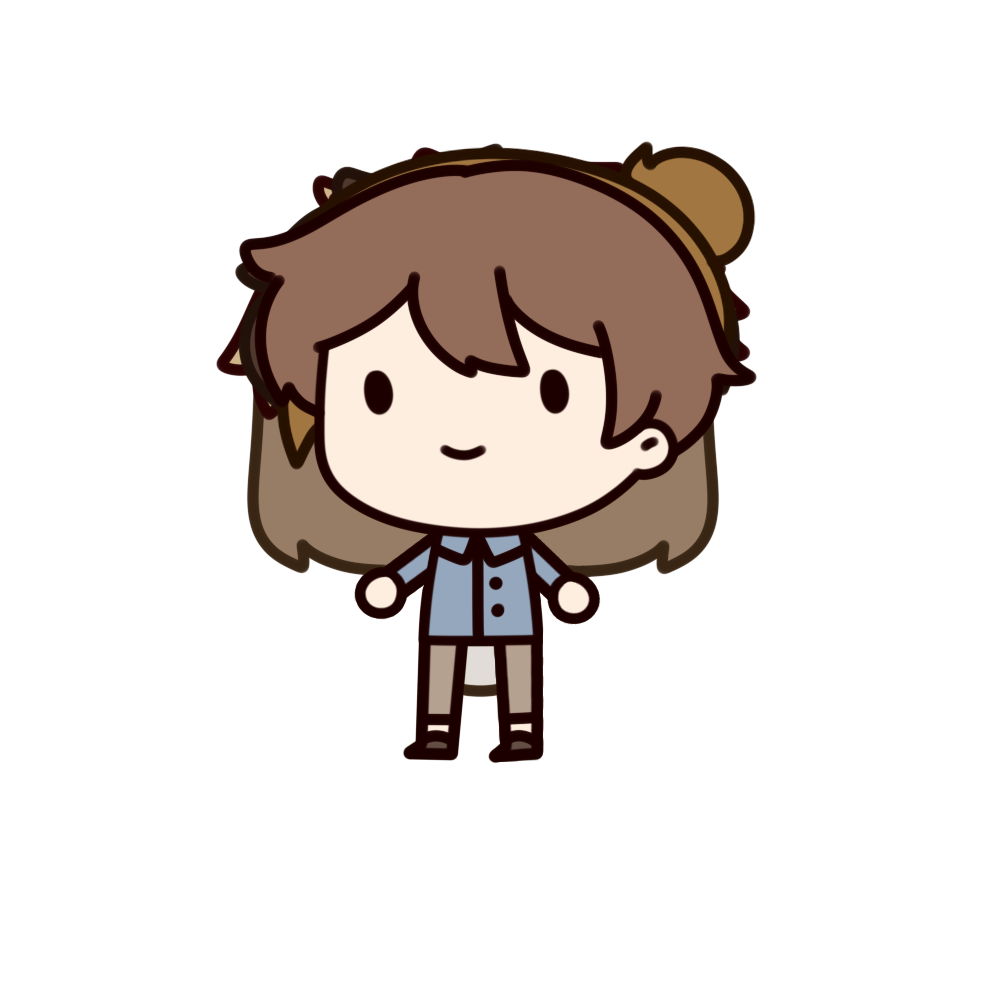
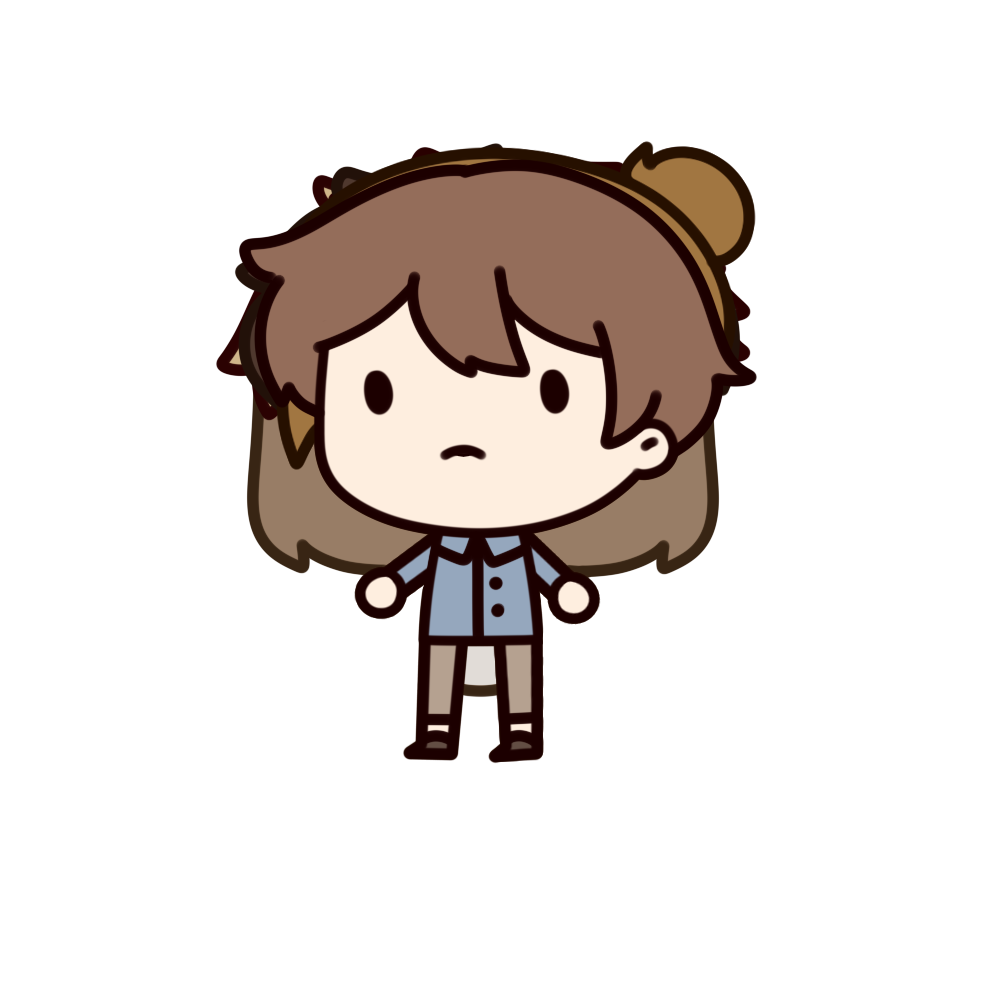
Before/after of a 1000 × 1000 layered artwork. What changed in the layer stack:
showed "sad head" (1st of 6, in "mc") over left=238, top=159, right=757, bottom=539
showed "sad head" (2nd of 6, in "soldier 2") over left=267, top=141, right=756, bottom=539
showed "sad head" (3rd of 6, in "market seller") over left=234, top=143, right=741, bottom=539
showed "sad head" (4th of 6, in "merchant") over left=267, top=146, right=751, bottom=539
showed "sad head" (5th of 6, in "soldier") over left=216, top=164, right=751, bottom=539
showed "sad head" (6th of 6, in "jewelry") over left=246, top=181, right=720, bottom=578
